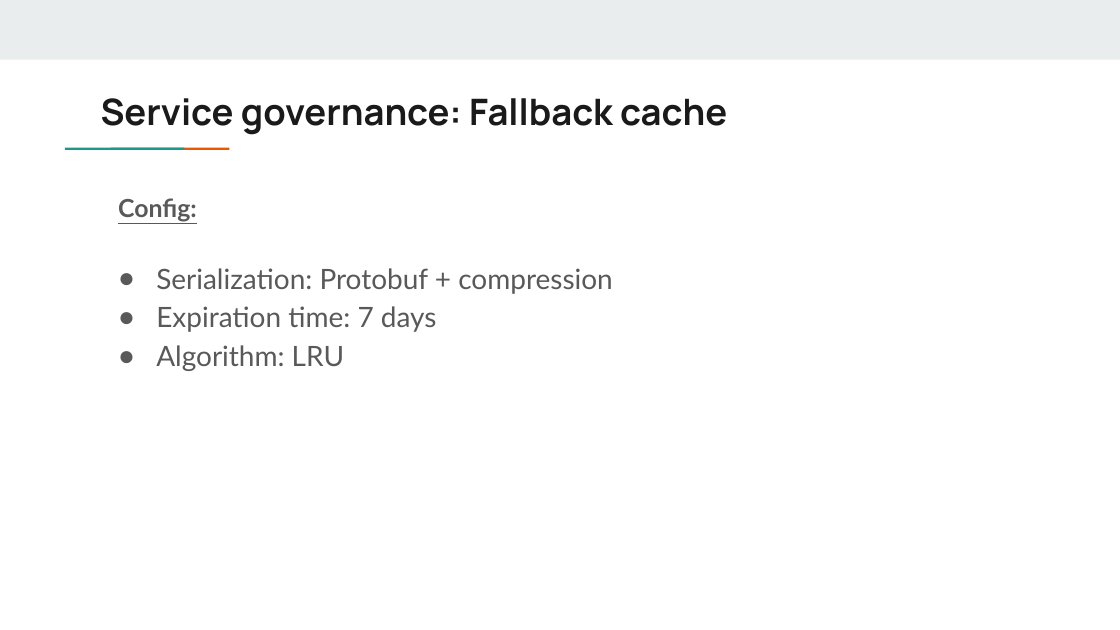
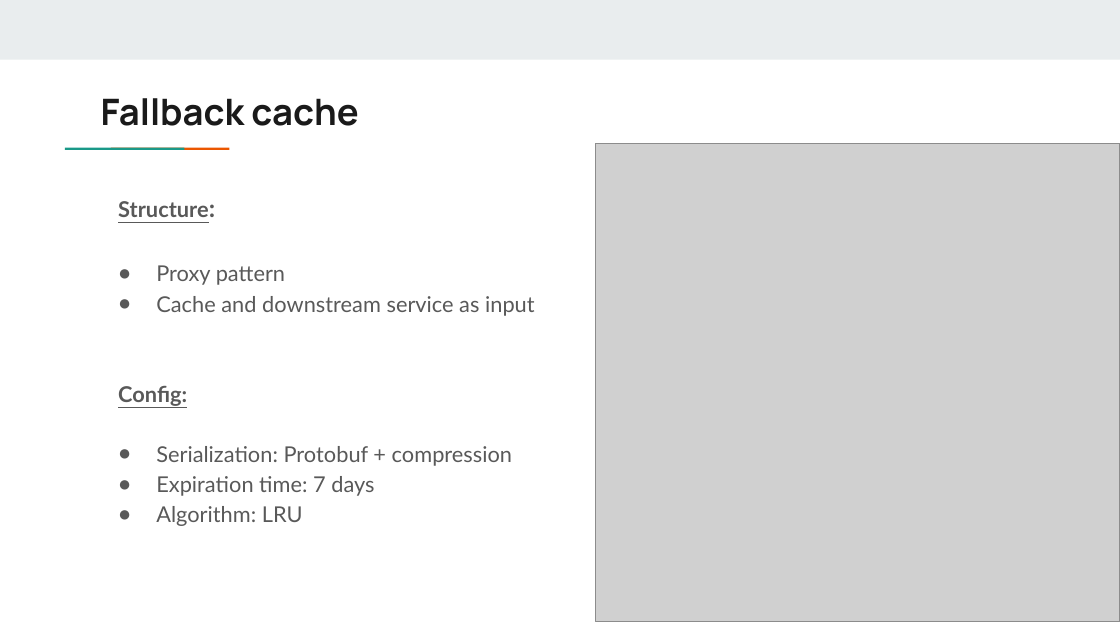
Before and after one commit to DreamOfTheRedChamber/my-resume, a slide deck: slide 17 of ExperiencesTalks/AuthzServiceMigration.pptx (slide 19 before the commit). Drawn at 1120x630 pixels with LibreOffice and Linux fonts; fonts in the diff are those of the drawing; grey boxes stand for pictures. Boxes give left, top, right and bottom in pixels: in the first picture for what was removed or moved away, otherwise in the second. Text is boxed around its words. In the diff, an @@ line names an element or a change of style, - is before the commit and + after.

```diff
--- a/ExperiencesTalks/AuthzServiceMigration.pptx
+++ b/ExperiencesTalks/AuthzServiceMigration.pptx
@@ title at [101, 98, 358, 126]: text changed @@
-Service governance: Fallback cache
+Fallback cache
@@ picture added at [596, 143, 1120, 622] @@
@@ text at [118, 201, 535, 316]: paragraphs added @@
+Structure:
+● Proxy pattern
+● Cache and downstream service as input
@@ text at [118, 386, 512, 526]: size 16 to 14 pt in "Config:"; size 18 to 14 pt in "Serialization: Protobuf + compression", "Expiration time: 7 days", "Algorithm: LRU" @@
```
Also in this commit, not shown: 3 other slides changed, 1 slide removed.
